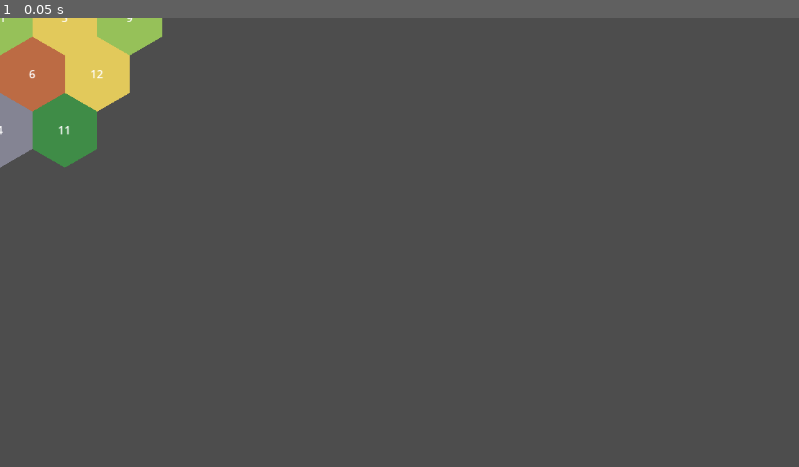
Above: before the commit, frame 1.
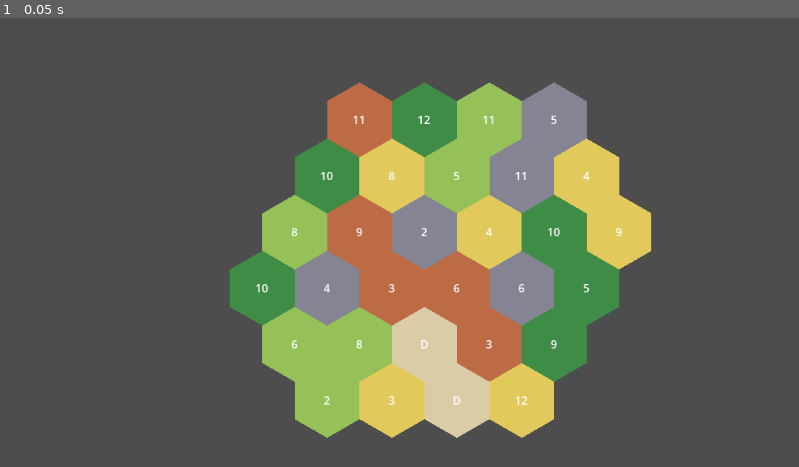
Above: after the commit, the same moment.

Repository: unnamedItem/catan-codex
Game: Godot game, scene res://scenes/game/board/map.tscn
The game is run twice, just before and just after one commit, with the same random seed, the same clock (stepped at 60 frames per second) and the same inputs. The project has no main scene, so this scene is started directly.
Inputs:
- Up to frame 1 (0.05 s): no input

The runs differ from the first frame. In frame 1, 35% of the frame differs, in the area x 0-82%, y 0-94%.

Commit message:
add: soporte de mapas libres/no espirales para modo 5-6 jugadores
- extiende generate_from_definition para aceptar layouts explícitos (tiles_layout) y coordenadas cúbicas arbitrarias
- agrega validaciones de coordenadas (q+r+s=0), duplicados y consistencia entre cantidad de losetas y coordenadas
mejora mensajes de error y fallback para mapas que no encajan en espiral
- incorpora standard_map_ext.json como definición de mapa extendido (30 losetas, 5-6 jugadores)
actualiza map.tscn para cargar el mapa extendido y un seed de preview

Diff:
--- a/game/core/model/map_state.gd
+++ b/game/core/model/map_state.gd
@@ -26,13 +26,13 @@
 	robber_hex = ""
 	last_generation_error = ""
 
-func generate_rings(rings: int, seed: int = 0) -> void:
+func generate_rings(rings: int, _seed: int = 0) -> void:
 	assert(rings >= 0, "rings must be >= 0")
 	clear()
 
 	var center := Hex.new(0, 0, 0)
 	var all_hexes: Array[Hex] = HexMath.spiral(center, rings)
-	var rng := RNG.new(seed)
+	var rng := RNG.new(_seed)
 
 	for hex in all_hexes:
 		var hex_key: String = hex.to_key()
@@ -47,8 +47,12 @@
 		var center_tile: TileState = tiles[robber_hex] as TileState
 		center_tile.has_robber = true
 
-func generate_from_definition(definition: Dictionary, seed: int = 0) -> bool:
+func generate_from_definition(definition: Dictionary, _seed: int = 0) -> bool:
 	clear()
+
+	var explicit_layout: Array = Array(definition.get("tiles_layout", []))
+	if not explicit_layout.is_empty():
+		return _generate_from_explicit_layout(definition, explicit_layout, _seed)
 
 	var raw_tiles: Array = Array(definition.get("tiles", []))
 	if raw_tiles.is_empty():
@@ -74,15 +78,11 @@
 		last_generation_error = "Map definition produced zero tiles."
 		return false
 
-	var rings: int = _infer_rings_from_tile_count(terrains_pool.size())
-	if rings < 0:
-		last_generation_error = "Tile count %d cannot be represented as a hex spiral." % [terrains_pool.size()]
-		return false
-
-	var center := Hex.new(0, 0, 0)
-	var all_hexes: Array[Hex] = HexMath.spiral(center, rings)
+	var all_hexes: Array[Hex] = _resolve_hexes_from_definition(definition, terrains_pool.size())
+	if all_hexes.is_empty():
+		return false
 	if all_hexes.size() != terrains_pool.size():
-		last_generation_error = "Hex count mismatch: expected %d, got %d." % [all_hexes.size(), terrains_pool.size()]
+		last_generation_error = "Hex count mismatch: expected %d, got %d." % [terrains_pool.size(), all_hexes.size()]
 		return false
 
 	var numbers_pool: Array = Array(definition.get("numbers", [])).duplicate()
@@ -91,7 +91,7 @@
 		last_generation_error = "Expected %d numbers for non-desert tiles, got %d." % [expected_numbers, numbers_pool.size()]
 		return false
 
-	var rng := RNG.new(seed)
+	var rng := RNG.new(_seed)
 	_shuffle_array(terrains_pool, rng)
 
 	var number_index: int = 0
@@ -112,11 +112,72 @@
 			robber_hex = hex_key
 			tile.has_robber = true
 
-	if robber_hex.is_empty() and tiles.has(center.to_key()):
-		robber_hex = center.to_key()
-		var center_tile: TileState = tiles[robber_hex] as TileState
-		center_tile.has_robber = true
-
+	if robber_hex.is_empty():
+		var center_key: String = Hex.new(0, 0, 0).to_key()
+		if tiles.has(center_key):
+			robber_hex = center_key
+			var center_tile: TileState = tiles[robber_hex] as TileState
+			center_tile.has_robber = true
+
+	ports = _build_ports_from_definition(Array(definition.get("docks", [])), rng)
+	return true
+
+func _generate_from_explicit_layout(definition: Dictionary, layout: Array, _seed: int) -> bool:
+	var used: Dictionary = {}
+	var first_desert_key: String = ""
+
+	for raw_tile in layout:
+		var entry: Dictionary = Dictionary(raw_tile)
+		var q: int = int(entry.get("q", 0))
+		var r: int = int(entry.get("r", 0))
+		var s: int = int(entry.get("s", 0))
+		if q + r + s != 0:
+			last_generation_error = "Invalid tile coordinate (q+r+s must be 0): %s" % [str(entry)]
+			return false
+
+		var hex := Hex.new(q, r, s)
+		var hex_key: String = hex.to_key()
+		if used.has(hex_key):
+			last_generation_error = "Duplicated tile coordinate in tiles_layout: %s" % hex_key
+			return false
+		used[hex_key] = true
+
+		var terrain: int = _terrain_from_definition_entry(entry)
+		if terrain < TileState.TERRAIN_FOREST or terrain > TileState.TERRAIN_DESERT:
+			last_generation_error = "Invalid terrain entry in tiles_layout: %s" % [str(entry)]
+			return false
+
+		var token_number: int = int(entry.get("number", entry.get("token_number", 0)))
+		if terrain == TileState.TERRAIN_DESERT:
+			token_number = 0
+			if first_desert_key.is_empty():
+				first_desert_key = hex_key
+
+		var tile := TileState.new(hex_key, terrain, token_number, false)
+		tiles[hex_key] = tile
+		_add_topology_for_hex(hex)
+
+		if bool(entry.get("has_robber", false)):
+			robber_hex = hex_key
+			tile.has_robber = true
+
+	if tiles.is_empty():
+		last_generation_error = "tiles_layout is empty after parsing."
+		return false
+
+	if robber_hex.is_empty():
+		if not first_desert_key.is_empty() and tiles.has(first_desert_key):
+			robber_hex = first_desert_key
+			var desert_tile: TileState = tiles[robber_hex] as TileState
+			desert_tile.has_robber = true
+		else:
+			var center_key: String = Hex.new(0, 0, 0).to_key()
+			if tiles.has(center_key):
+				robber_hex = center_key
+				var center_tile: TileState = tiles[robber_hex] as TileState
+				center_tile.has_robber = true
+
+	var rng := RNG.new(_seed)
 	ports = _build_ports_from_definition(Array(definition.get("docks", [])), rng)
 	return true
 
@@ -232,6 +293,41 @@
 
 	return -1
 
+func _resolve_hexes_from_definition(definition: Dictionary, tile_count: int) -> Array[Hex]:
+	var raw_coords: Array = Array(definition.get("cubic_coordinates", []))
+	if not raw_coords.is_empty():
+		var result: Array[Hex] = []
+		var used: Dictionary = {}
+		for raw_coord in raw_coords:
+			var coord: Dictionary = Dictionary(raw_coord)
+			var q: int = int(coord.get("q", 0))
+			var r: int = int(coord.get("r", 0))
+			var s: int = int(coord.get("s", 0))
+			if q + r + s != 0:
+				last_generation_error = "Invalid cubic coordinate (q+r+s must be 0): %s" % [str(coord)]
+				return []
+
+			var hex := Hex.new(q, r, s)
+			var key: String = hex.to_key()
+			if used.has(key):
+				last_generation_error = "Duplicated cubic coordinate: %s" % key
+				return []
+			used[key] = true
+			result.append(hex)
+
+		if result.size() != tile_count:
+			last_generation_error = "cubic_coordinates count (%d) must match tiles count (%d)." % [result.size(), tile_count]
+			return []
+
+		return result
+
+	var rings: int = _infer_rings_from_tile_count(tile_count)
+	if rings < 0:
+		last_generation_error = "Tile count %d is not a full spiral. Provide 'cubic_coordinates' for this map mode (e.g. 30 tiles in 5-6 players)." % [tile_count]
+		return []
+
+	return HexMath.spiral(Hex.new(0, 0, 0), rings)
+
 func _shuffle_array(items: Array, rng: RNG) -> void:
 	for i in range(items.size() - 1, 0, -1):
 		var j: int = rng.randi_range(0, i)
--- /dev/null
+++ b/game/data/maps/standard_map_ext.json
@@ -0,0 +1,238 @@
+{
+	"map_id": "standard_map",
+	"mode": "cubic_coordinates",
+	"tiles": [
+		{
+			"id": "WOOD",
+			"count": 6.0
+		},
+		{
+			"id": "SHEEP",
+			"count": 6.0
+		},
+		{
+			"id": "WHEAT",
+			"count": 6.0
+		},
+		{
+			"id": "BRICK",
+			"count": 5.0
+		},
+		{
+			"id": "ORE",
+			"count": 5.0
+		},
+		{
+			"id": "DESERT",
+			"count": 2.0
+		}
+	],
+	"numbers": [
+		2.0,
+		5.0,
+		4.0,
+		6.0,
+		3.0,
+		9.0,
+		8.0,
+		11.0,
+		11.0,
+		10.0,
+		6.0,
+		3.0,
+		8.0,
+		4.0,
+		8.0,
+		10.0,
+		11.0,
+		12.0,
+		10.0,
+		5.0,
+		4.0,
+		9.0,
+		5.0,
+		9.0,
+		12.0,
+		3.0,
+		2.0,
+		6.0
+	],
+	"docks": [
+		{
+			"id": "WOOD",
+			"count": 1.0
+		},
+		{
+			"id": "SHEEP",
+			"count": 1.0
+		},
+		{
+			"id": "WHEAT",
+			"count": 2.0
+		},
+		{
+			"id": "BRICK",
+			"count": 1.0
+		},
+		{
+			"id": "ORE",
+			"count": 1.0
+		},
+		{
+			"id": "COMMON",
+			"count": 5.0
+		}
+	],
+	"cubic_coordinates": [
+		{
+			"q": 0.0,
+			"r": 0.0,
+			"s": 0.0
+		},
+		{
+			"q": 1.0,
+			"r": -1.0,
+			"s": 0.0
+		},
+		{
+			"q": 1.0,
+			"r": 0.0,
+			"s": -1.0
+		},
+		{
+			"q": 0.0,
+			"r": 1.0,
+			"s": -1.0
+		},
+		{
+			"q": -1.0,
+			"r": 1.0,
+			"s": 0.0
+		},
+		{
+			"q": -1.0,
+			"r": 0.0,
+			"s": 1.0
+		},
+		{
+			"q": 0.0,
+			"r": -1.0,
+			"s": 1.0
+		},
+		{
+			"q": 2.0,
+			"r": -2.0,
+			"s": 0.0
+		},
+		{
+			"q": 2.0,
+			"r": -1.0,
+			"s": -1.0
+		},
+		{
+			"q": 2.0,
+			"r": 0.0,
+			"s": -2.0
+		},
+		{
+			"q": 1.0,
+			"r": 1.0,
+			"s": -2.0
+		},
+		{
+			"q": 0.0,
+			"r": 2.0,
+			"s": -2.0
+		},
+		{
+			"q": -1.0,
+			"r": 2.0,
+			"s": -1.0
+		},
+		{
+			"q": -2.0,
+			"r": 2.0,
+			"s": 0.0
+		},
+		{
+			"q": -2.0,
+			"r": 1.0,
+			"s": 1.0
+		},
+		{
+			"q": -2.0,
+			"r": 0.0,
+			"s": 2.0
+		},
+		{
+			"q": -1.0,
+			"r": -1.0,
+			"s": 2.0
+		},
+		{
+			"q": 0.0,
+			"r": -2.0,
+			"s": 2.0
+		},
+		{
+			"q": 1.0,
+			"r": -2.0,
+			"s": 1.0
+		},
+		{
+			"q": -3.0,
+			"r": 1.0,
+			"s": 2.0
+		},
+		{
+			"q": 3.0,
+			"r": -2.0,
+			"s": -1.0
+		},
+		{
+			"q": 3.0,
+			"r": -1.0,
+			"s": -2.0
+		},
+		{
+			"q": 3.0,
+			"r": 0.0,
+			"s": -3.0
+		},
+		{
+			"q": 2.0,
+			"r": 1.0,
+			"s": -3.0
+		},
+		{
+			"q": 1.0,
+			"r": 2.0,
+			"s": -3.0
+		},
+		{
+			"q": 0.0,
+			"r": 3.0,
+			"s": -3.0
+		},
+		{
+			"q": -1.0,
+			"r": 3.0,
+			"s": -2.0
+		},
+		{
+			"q": -2.0,
+			"r": 3.0,
+			"s": -1.0
+		},
+		{
+			"q": -3.0,
+			"r": 3.0,
+			"s": 0.0
+		},
+		{
+			"q": -3.0,
+			"r": 2.0,
+			"s": 1.0
+		}
+	]
+}
--- a/scenes/game/board/map.tscn
+++ b/scenes/game/board/map.tscn
@@ -1,8 +1,10 @@
 [gd_scene load_steps=3 format=3 uid="uid://hn0w22vf4nry"]
 
 [ext_resource type="Script" uid="uid://dnmplg4bs8cto" path="res://scenes/game/board/map.gd" id="1_m1b8m"]
-[ext_resource type="JSON" path="res://game/data/maps/standard_map.json" id="2_wsscp"]
+[ext_resource type="JSON" path="res://game/data/maps/standard_map_ext.json" id="2_wsscp"]
 
 [node name="Map" type="Node2D"]
+position = Vector2(612, 309)
 script = ExtResource("1_m1b8m")
 map_data = ExtResource("2_wsscp")
+map_seed = 12
